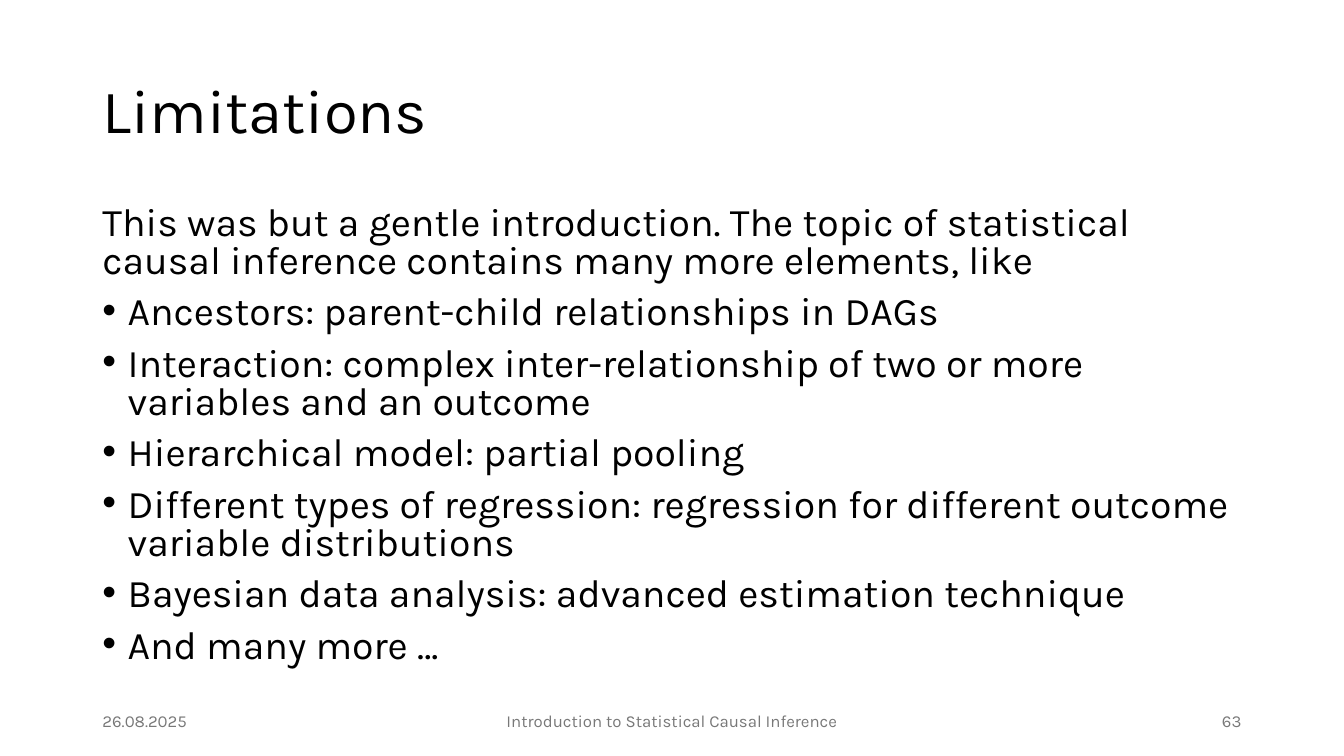
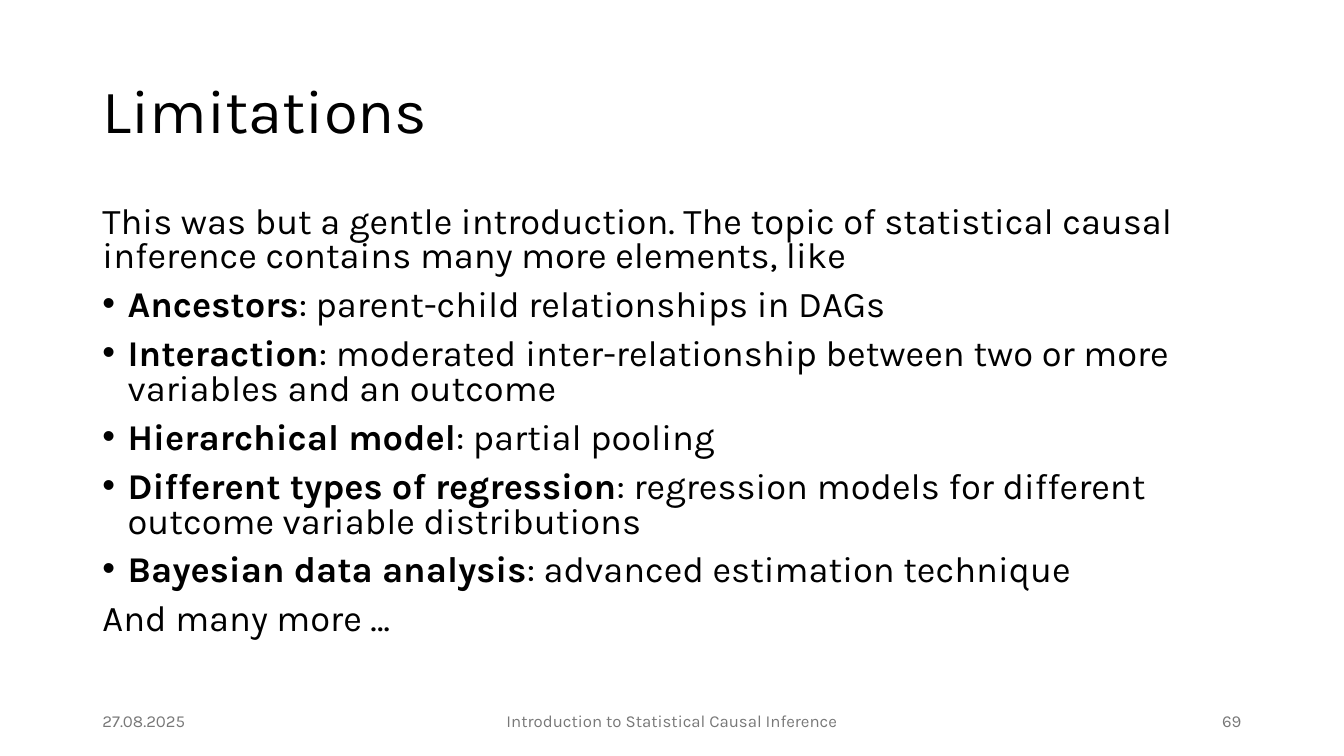
Before and after one commit to JulianFrattini/bda4sci, a slide deck: slide 69 of version2/slides/intro-sci.pptx (slide 63 before the commit). Drawn at 1344x756 pixels with LibreOffice and Linux fonts; fonts in the diff are those of the drawing; background and template pictures are left out. Boxes give left, top, right and bottom in pixels: in the first picture for what was removed or moved away, otherwise in the second. Text is boxed around its words. In the diff, an @@ line names an element or a change of style, - is before the commit and + after.

```diff
--- a/version2/slides/intro-sci.pptx
+++ b/version2/slides/intro-sci.pptx
@@ text at (102,209,1172,640): size 28 to 25.9 pt in "This was but a gentle introduction. The ...", "Ancestors: parent-child relationships in DAGs", "Hierarchical model: partial pooling", "Bayesian data analysis: advanced estimation technique" and 1 more places; bold on in "Ancestors:", "Hierarchical model:", "Bayesian data analysis:"; bullet • to none @@
@@ text at (128,340,1168,402): text changed; size 28 to 25.9 pt @@
-• Interaction: complex inter-relationship of two or more variables and an outcome
+• Interaction: moderated inter-relationship between two or more variables and an outcome
@@ text at (128,473,1146,535): text changed; size 28 to 25.9 pt @@
-• Different types of regression: regression for different outcome variable distributions
+• Different types of regression: regression models for different outcome variable distributions
@@ text at (102,716,185,727): text changed @@
-26.08.2025
+27.08.2025
@@ page number at (1222,716,1241,727): text changed @@
-63
+69
```
Also in this commit, not shown: 61 other slides changed, 8 slides added, 2 slides removed, 7 other files.
